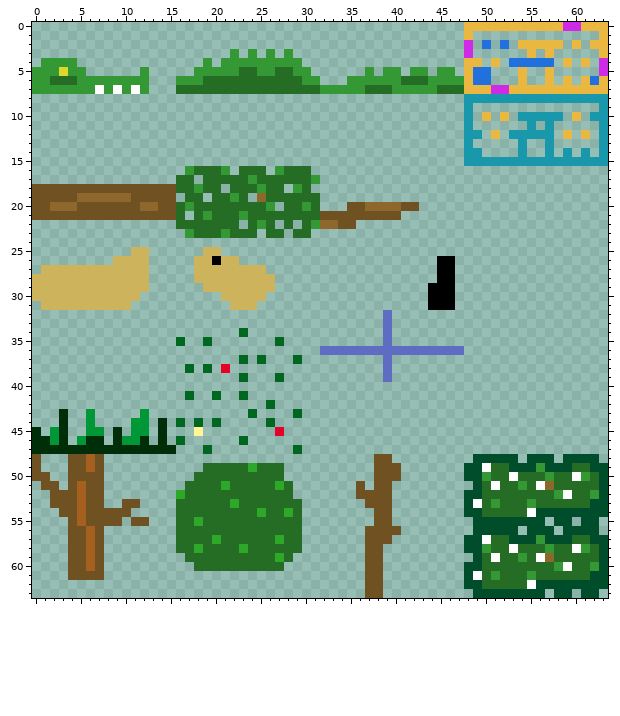
File history of a pixel-art sprite, Assets/Resources/Textures/textureatlas.png. That is the earlier state.
The file is 64x64 pixels.
After the commit:
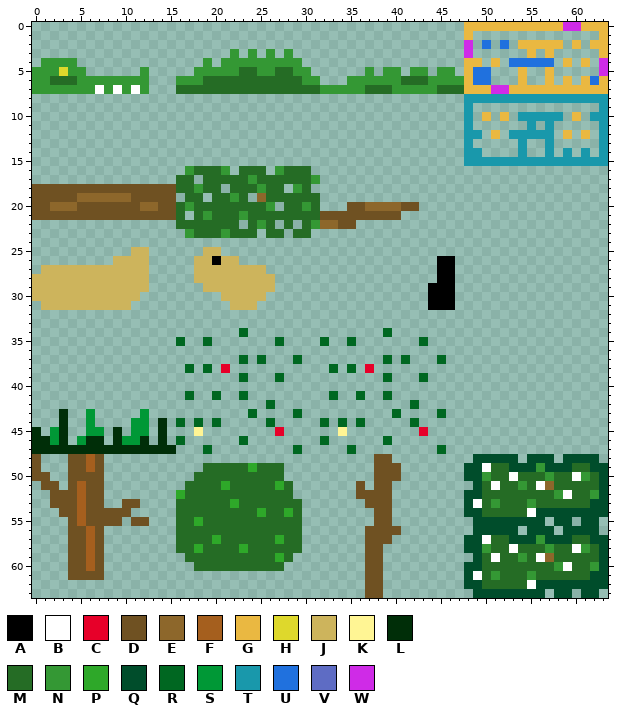
Palette (. is transparent): A #000000  B #ffffff  C #e70029  D #6f5122  E #8d672b  F #a55f1e  G #eab841  H #ded82c  J #cdb45c  K #fff594  L #002e08  M #256c25  N #349834  P #2ea829  Q #004d2b  R #006721  S #009836  T #1998ab  U #2071de  V #5e6cc4  W #cf2be7
The commit says: Update texture atlas
The edit:
@@ x 30..49 @@
 31 ..............AAA...
-32 .........V..........
-33 .........V..........
-34 .........V..........
-35 .........V..........
-36 ..VVVVVVVVVVVVVVVV..
-37 .........V..........
-38 .........V..........
-39 .........V..........
+32 ....................
+33 ....................
+34 .........R..........
+35 ..R..R.......R......
+36 ....................
+37 .........R.R...R....
+38 ...R.R.C............
+39 .........R...R......
 40 ....................
-41 ....................
-42 ....................
-43 ....................
-44 ....................
-45 ....................
-46 ....................
-47 ....................
+41 ...R..R..R..........
+42 ............R.......
+43 ..........R....R....
+44 ..R.R.R.....R.......
+45 ....K........C......
+46 ..R......R..........
+47 .....R.........R....
 48 ........DD.........Q
Where, in picture pixels (left, top, right, bottom), the same in both pictures:
changed: (320, 310, 464, 454)
